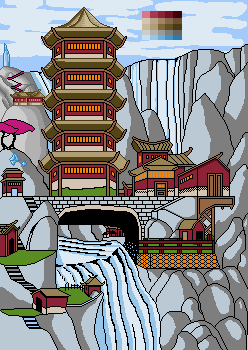
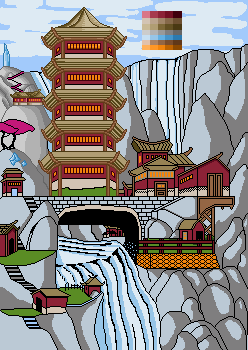
Layers edited between the first and the second 248px x 350px image:
painted on "Camada de pintura 10" over left=15, top=64, right=128, bottom=192
painted on "Pintar camada 4" over left=15, top=27, right=182, bottom=196
painted on "Pintar camada 6" over left=15, top=27, right=182, bottom=196